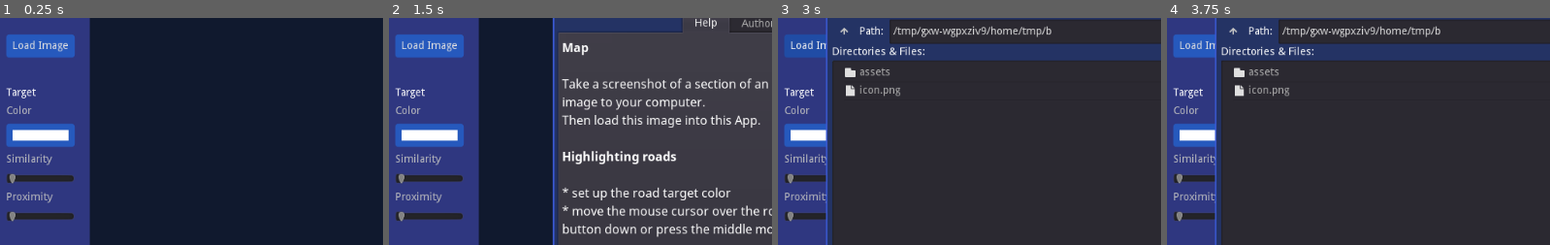
Above: before the commit, frames 1-4 (left to right).
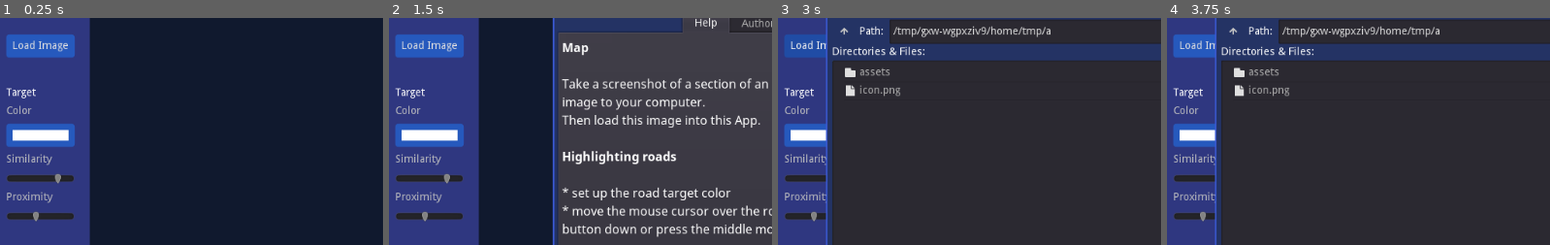
Above: after the commit, the same moments.

Repository: andrew-wilkes/color-replacement-brush
Game: Godot game, scene res://Main.tscn
The game is run twice, just before and just after one commit, with the same random seed, the same clock (stepped at 60 frames per second) and the same inputs.
Inputs (mouse positions are % of the whole screen's width and height, from its top left):
- Up to frame 1 (0.25 s): no input
- Up to frame 2 (1.5 s): tap Enter at 0.5 s; move the mouse to (72, 45) at 0.52 s; click (72, 45) at 0.67 s; click "About" at 1.25 s
- Up to frame 3 (3 s): click "OK" at 2 s; click "Load Image" at 2.75 s
- Up to frame 4 (3.75 s): click (33, 80) at 3.52 s; type "12" at 3.6 s
The pictures show only the part of the screen within x 0-50%, y 11-61%; the shares and areas given below are measured in that part.

The runs differ from the first frame. In frame 1, 0.2% of the frame differs, in the area x 1-16%, y 68-90%; in frame 2, 0.2%; in frame 3, 0.2%; in frame 4, 0.2%.

Commit message:
Change default settings for proximity and similarity

Diff:
--- a/src/Main.tscn
+++ b/src/Main.tscn
@@ -149,7 +149,7 @@
 margin_bottom = 318.0
 min_value = 1.0
 max_value = 8.0
-value = 1.0
+value = 4.0
 
 [node name="Sp2" type="Control" parent="Panel/M/VB"]
 margin_top = 328.0
--- a/src/settings.gd
+++ b/src/settings.gd
@@ -6,8 +6,8 @@
 
 export var load_dir = ""
 export var save_dir = ""
-export var similarity = 0.0
-export var proximity = 1 # Width of capture square
+export var similarity = 0.8
+export var proximity = 4 # Width of capture square
 export var target_color = Color.white
 export var replacement_color = Color.green
 
